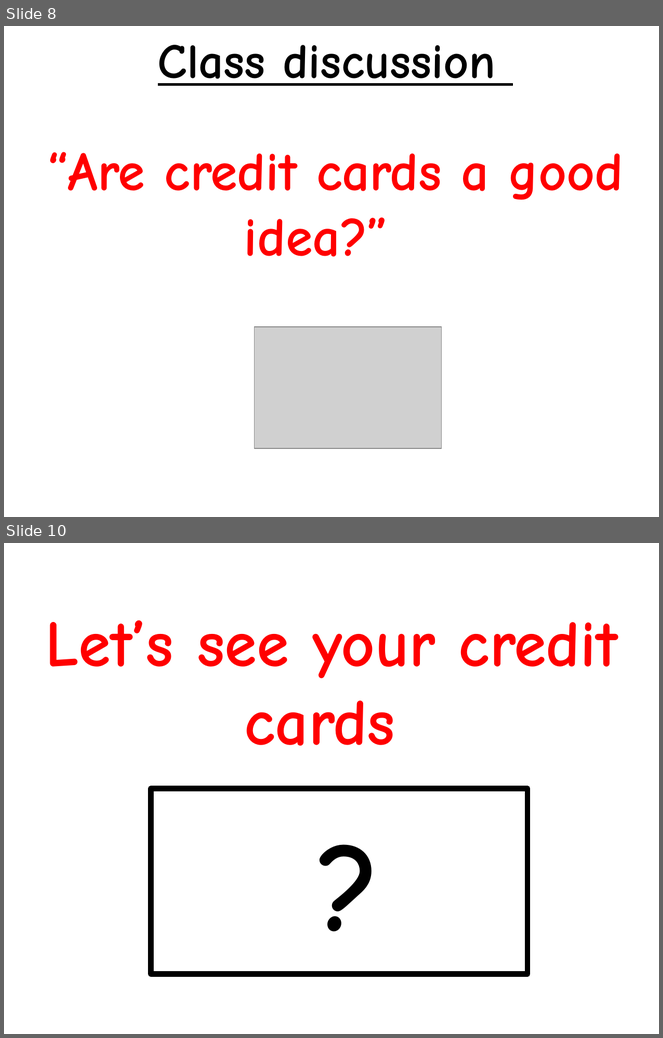
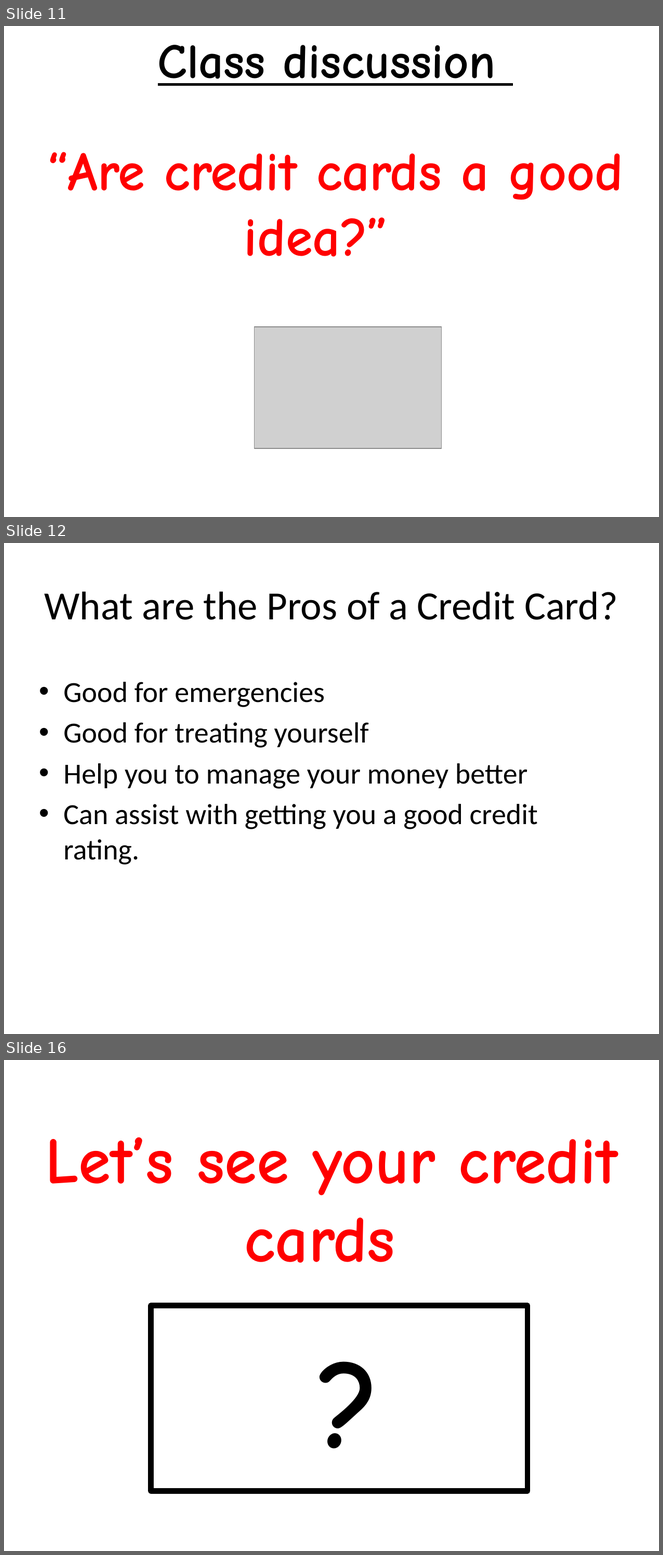
Before and after one commit to paulcockram7/paulcockram7.github.io, a slide deck: 15finance/02 Credit Cards.pptx. Shown one above the other, each under a label of ours: slides 8 and 10 before the commit, slides 11, 12 and 16 after it; the slides between them are not shown. The pictures are 663x1038 and 663x1555 pixels, drawn with LibreOffice and Linux fonts; fonts in the diff are those of the drawing; grey boxes stand for pictures. Boxes give left, top, right and bottom in pixels: in the first picture for what was removed or moved away, otherwise in the second. Text is boxed around its words. In the diff, an @@ line names an element or a change of style, - is before the commit and + after.

```diff
--- a/15finance/02 Credit Cards.pptx
+++ b/15finance/02 Credit Cards.pptx
@@ slide 12 added at bbox=[4, 543, 659, 1034], background #FFFFFF @@
@@ title added at bbox=[44, 591, 618, 620], 44 pt, text #000000 @@
+What are the Pros of a Credit Card?
@@ text added at bbox=[63, 682, 538, 865], 32 pt, text #000000 @@
+• Good for emergencies
+• Good for treating yourself
+• Help you to manage your money better
+• Can assist with getting you a good credit rating.
@@ what was slide 8 is now slide 11 @@
@@ what was slide 10 is now slide 16 @@
```
Also in this commit, not shown: 2 slides changed, 6 other slides added, 1 slide removed, 9 other files.
